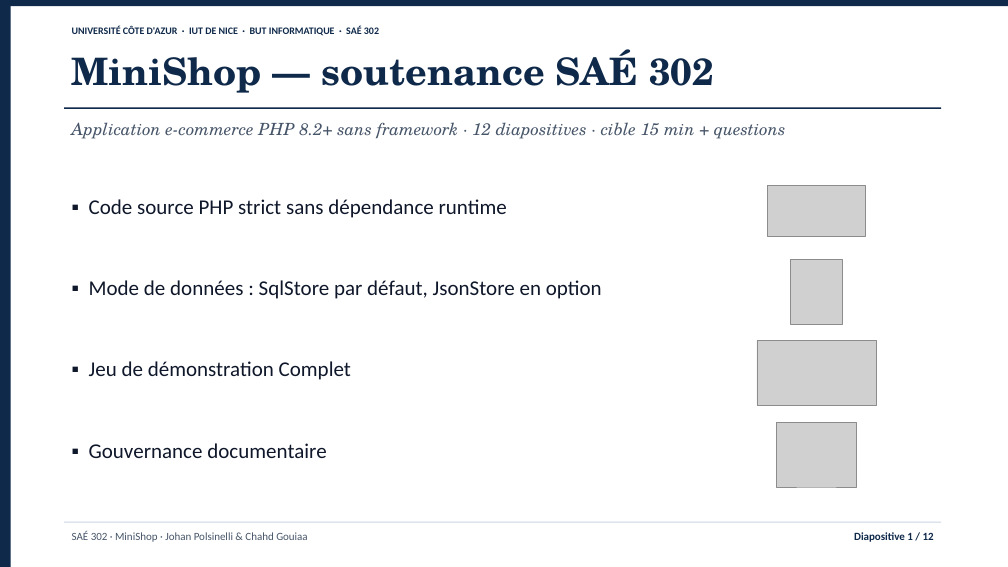
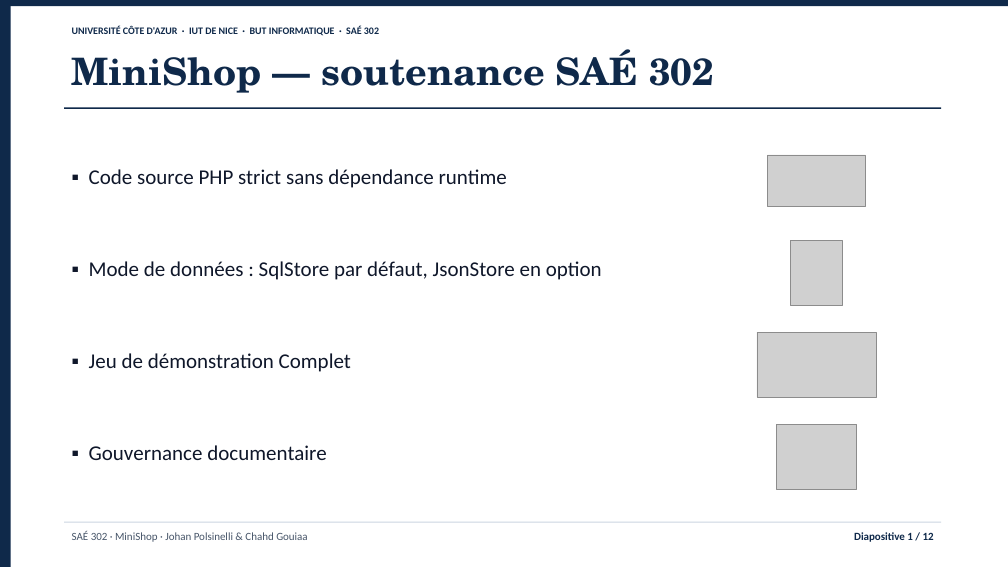
Before and after one commit to jojo8356/SAE-302, a slide deck: slide 1 of livrables/minishop-soutenance.pptx. Drawn at 1008x567 pixels with LibreOffice and Linux fonts; fonts in the diff are those of the drawing; grey boxes stand for pictures. Boxes give left, top, right and bottom in pixels: in the first picture for what was removed or moved away, otherwise in the second. Text is boxed around its words. In the diff, an @@ line names an element or a change of style, - is before the commit and + after.

```diff
--- a/livrables/minishop-soutenance.pptx
+++ b/livrables/minishop-soutenance.pptx
@@ text removed at <box>72,122,785,139</box> @@
-Application e-commerce PHP 8.2+ sans framework · 12 diapositives · cible 15 min + questions
@@ text "▪ Code source PHP strict ...": place and size @@
-text "▪ Code source PHP strict ..." at <box>89,199,507,218</box>
+text "▪ Code source PHP strict ..." at <box>89,169,507,188</box>
@@ picture: place and size @@
-picture at <box>768,185,865,237</box>
+picture at <box>768,155,865,206</box>
@@ text "▪ Mode de données : ...": place and size @@
-text "▪ Mode de données : ..." at <box>89,280,602,299</box>
+text "▪ Mode de données : ..." at <box>89,261,602,280</box>
@@ picture: place and size @@
-picture at <box>791,259,842,324</box>
+picture at <box>791,240,842,306</box>
@@ text "▪ Jeu de démonstration Complet": place and size @@
-text "▪ Jeu de démonstration Complet" at <box>89,361,351,380</box>
+text "▪ Jeu de démonstration Complet" at <box>89,353,351,372</box>
@@ picture: place and size @@
-picture at <box>757,341,876,406</box>
+picture at <box>757,332,876,397</box>
```
Also in this commit, not shown: 11 other slides changed, 5 other files.
